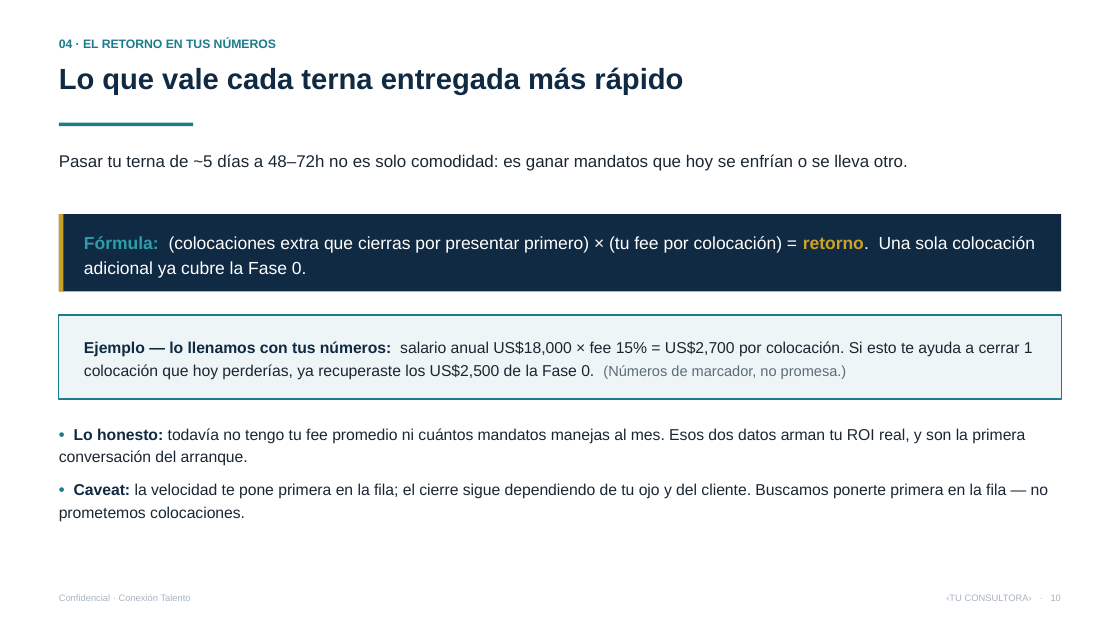
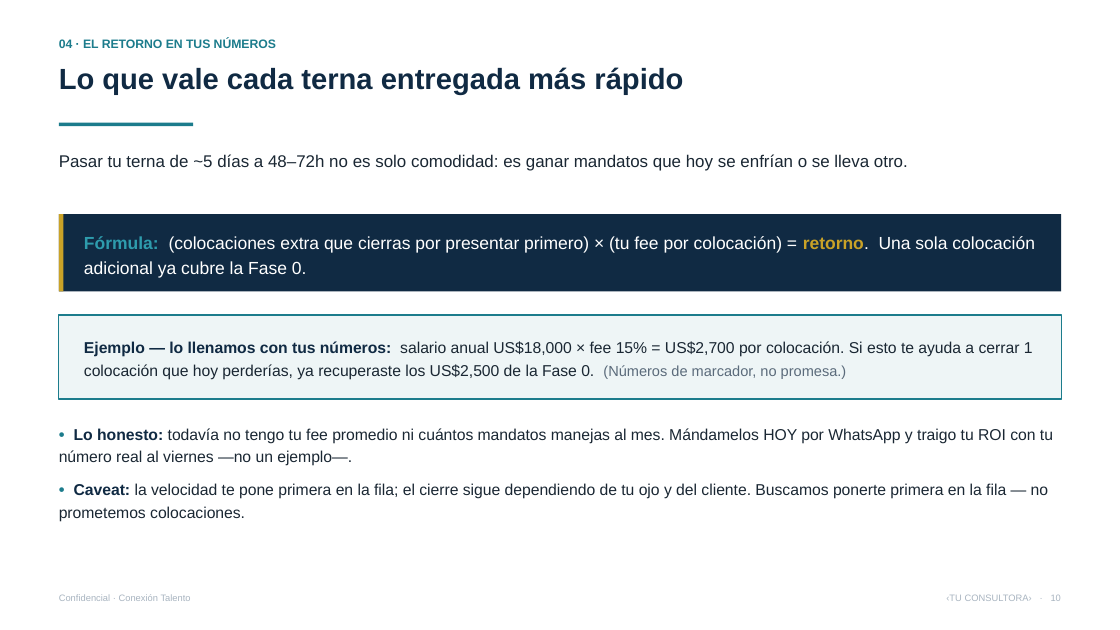
Before and after one commit to vverlaine/conexion-talento-ia, a slide deck: slide 10 of 04-propuesta/Presentacion-Conexion-Talento.pptx. Drawn at 1120x630 pixels with LibreOffice and Linux fonts; fonts in the diff are those of the drawing. Boxes give left, top, right and bottom in pixels: in the first picture for what was removed or moved away, otherwise in the second. Text is boxed around its words. In the diff, an @@ line names an element or a change of style, - is before the commit and + after.

```diff
--- a/04-propuesta/Presentacion-Conexion-Talento.pptx
+++ b/04-propuesta/Presentacion-Conexion-Talento.pptx
@@ text at [59, 428, 1053, 466]: text changed @@
-• Lo honesto: todavía no tengo tu fee promedio ni cuántos mandatos manejas al mes. Esos dos datos arman tu ROI real, y son la primera conversación del arranque.
+• Lo honesto: todavía no tengo tu fee promedio ni cuántos mandatos manejas al mes. Mándamelos HOY por WhatsApp y traigo tu ROI con tu número real al viernes —no un ejemplo—.
```
Also in this commit, not shown: 2 other slides changed, 5 other files.
